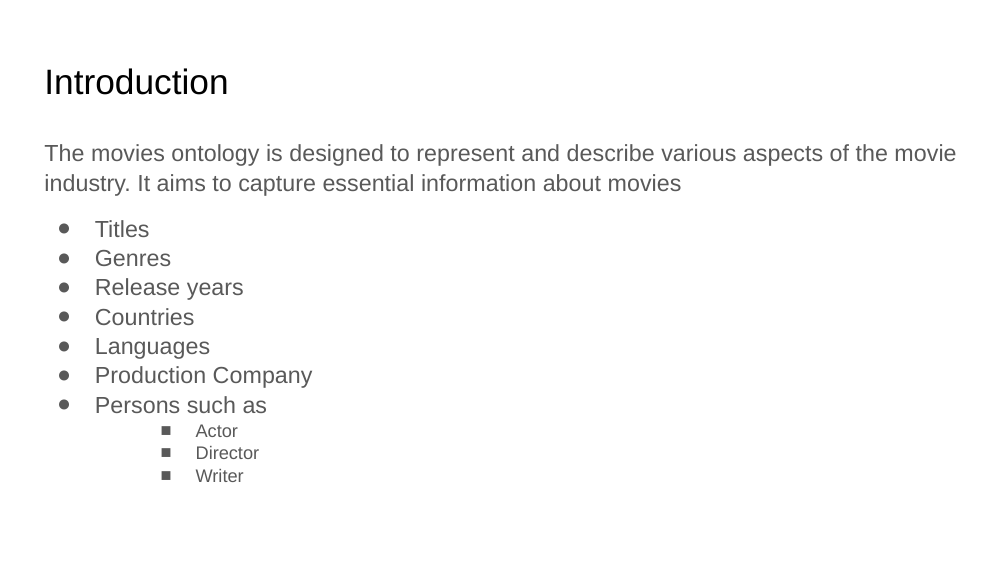
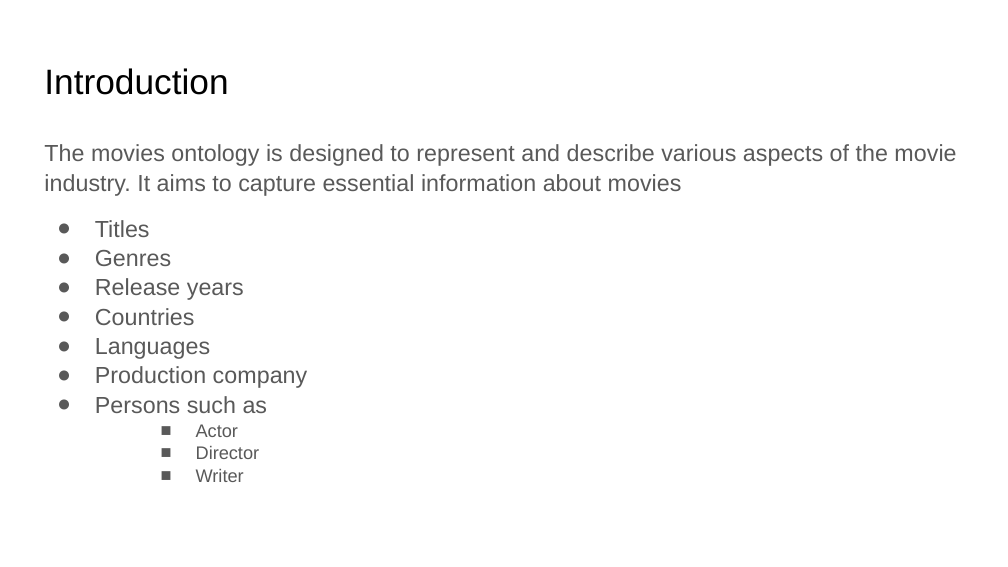
Before and after one commit to reda-mohsen/Movies_Ontology, a slide deck: slide 2 of Movies Ontology.pptx. Drawn at 1008x567 pixels with LibreOffice and Linux fonts; fonts in the diff are those of the drawing. Boxes give left, top, right and bottom in pixels: in the first picture for what was removed or moved away, otherwise in the second. Text is boxed around its words. In the diff, an @@ line names an element or a change of style, - is before the commit and + after.

Commit message:
Updated powerpoint

```diff
--- a/Movies Ontology.pptx
+++ b/Movies Ontology.pptx
@@ text at bbox=[95, 366, 308, 388]: text changed @@
-● Production Company
+● Production company
```
Also in this commit, not shown: 3 slides added.
